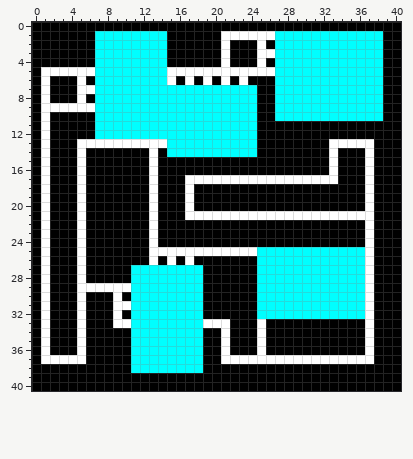
Two versions of one pixel-art sprite, assets/5.rooms.png. Above is the file before it was changed.
The file is 410x410 pixels, drawn in blocks of 10x10; one block is one cell here.
The result:
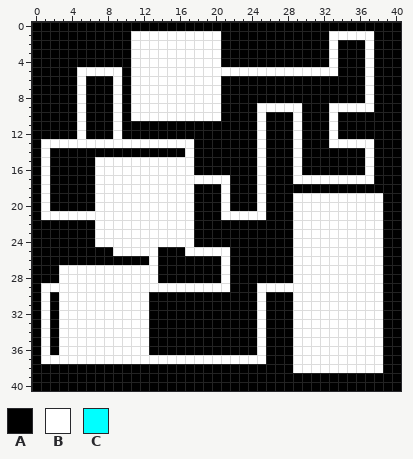
Palette (. is transparent): A #000000  B #ffffff  C #00ffff
Change:
y 1: x 7..38 CCCCCCCCAAAAAABBBBBBCCCCCCCCCCCC -> AAAABBBBBBBBBBAAAAAAAAAAAABBBBBA
y 2: x 7..21 CCCCCCCCAAAAAAB -> AAAABBBBBBBBBBA; x 25 B -> A; x 27..38 CCCCCCCCCCCC -> AAAAAABAAABA
y 3: x 7..21 CCCCCCCCAAAAAAB -> AAAABBBBBBBBBBA; x 25..38 BBCCCCCCCCCCCC -> AAAAAAAABAAABA
y 4: x 7..21 CCCCCCCCAAAAAAB -> AAAABBBBBBBBBBA; x 25 B -> A; x 27..38 CCCCCCCCCCCC -> AAAAAABAAABA
y 5: x 1..4 BBBB -> AAAA; x 7..14 CCCCCCCC -> BBBABBBB; x 27..38 CCCCCCCCCCCC -> BBBBBBBAAABA
y 6: x 1 B -> A; x 7..14 CCCCCCCC -> AABABBBB; x 16 A -> B; x 18 A -> B; x 20..21 AB -> BA; x 23 B -> A; x 27..38 CCCCCCCCCCCC -> AAAAAAAAAABA
y 7: x 1 B -> A; x 6..24 BCCCCCCCCCCCCCCCCCC -> AAABABBBBBBBBBBAAAA; x 27..38 CCCCCCCCCCCC -> AAAAAAAAAABA
y 8: x 1 B -> A; x 7..24 CCCCCCCCCCCCCCCCCC -> AABABBBBBBBBBBAAAA; x 27..38 CCCCCCCCCCCC -> AAAAAAAAAABA
y 9: x 1..4 BBBB -> AAAA; x 6..38 BCCCCCCCCCCCCCCCCCCAACCCCCCCCCCCC -> AAABABBBBBBBBBBAAAABBBBBAAABBBBBA
y 10: x 1 B -> A; x 5 A -> B; x 7..25 CCCCCCCCCCCCCCCCCCA -> AABABBBBBBBBBBAAAAB; x 27..38 CCCCCCCCCCCC -> AABAAABAAAAA
y 11..12: x 1 B -> A; x 5 A -> B; x 7..25 CCCCCCCCCCCCCCCCCCA -> AABAAAAAAAAAAAAAAAB; x 29 A -> B; x 33 A -> B
y 13: x 2..4 AAA -> BBB; x 15..25 CCCCCCCCCCA -> BBBAAAAAAAB; x 29 A -> B
y 14: x 5 B -> A; x 13 B -> A; x 15..25 CCCCCCCCCCA -> AABAAAAAAAB; x 29 A -> B; x 33 B -> A
y 15..16: x 5 B -> A; x 7..12 AAAAAA -> BBBBBB; x 14..17 AAAA -> BBBB; x 25 A -> B; x 29 A -> B; x 33 B -> A
y 17: x 5 B -> A; x 7..12 AAAAAA -> BBBBBB; x 14..16 AAA -> BBB; x 22..24 BBB -> AAA; x 26..28 BBB -> AAA; x 34..36 AAA -> BBB
y 18: x 5 B -> A; x 7..12 AAAAAA -> BBBBBB; x 14..16 AAA -> BBB; x 21 A -> B; x 25 A -> B; x 37 B -> A
y 19..20: x 5 B -> A; x 7..12 AAAAAA -> BBBBBB; x 14..16 AAA -> BBB; x 21 A -> B; x 25 A -> B; x 29..36 AAAAAAAA -> BBBBBBBB; x 38 A -> B
y 21: x 2..4 AAA -> BBB; x 6..12 AAAAAAA -> BBBBBBB; x 14..16 AAA -> BBB; x 18..20 BBB -> AAA; x 26..28 BBB -> AAA; x 38 A -> B
y 22..24: x 1 B -> A; x 5 B -> A; x 7..12 AAAAAA -> BBBBBB; x 14..17 AAAA -> BBBB; x 29..36 AAAAAAAA -> BBBBBBBB; x 38 A -> B
y 25: x 1 B -> A; x 5 B -> A; x 9..12 AAAA -> BBBB; x 14..16 BBB -> AAA; x 22..36 BBBCCCCCCCCCCCC -> AAAAAAABBBBBBBB; x 38 A -> B
y 26: x 1 B -> A; x 5 B -> A; x 15 B -> A; x 17 B -> A; x 21 A -> B; x 25..36 CCCCCCCCCCCC -> AAAABBBBBBBB; x 38 A -> B
y 27..28: x 1 B -> A; x 3..4 AA -> BB; x 6..18 AAAAACCCCCCCC -> BBBBBBBBAAAAA; x 21 A -> B; x 25..36 CCCCCCCCCCCC -> AAAABBBBBBBB; x 38 A -> B
y 29: x 2..4 AAA -> BBB; x 11..21 CCCCCCCCAAA -> BBBBBBBBBBB; x 25..36 CCCCCCCCCCCC -> BBBBBBBBBBBB; x 38 A -> B
y 30: x 3..4 AA -> BB; x 6..8 AAA -> BBB; x 10..18 ACCCCCCCC -> BBBAAAAAA; x 25..36 CCCCCCCCCCCC -> BAAABBBBBBBB; x 38 A -> B
y 31: x 3..4 AA -> BB; x 6..8 AAA -> BBB; x 11..18 CCCCCCCC -> BBAAAAAA; x 25..36 CCCCCCCCCCCC -> BAAABBBBBBBB; x 38 A -> B
y 32: x 3..4 AA -> BB; x 6..8 AAA -> BBB; x 10..18 ACCCCCCCC -> BBBAAAAAA; x 25..36 CCCCCCCCCCCC -> BAAABBBBBBBB; x 38 A -> B
y 33: x 3..4 AA -> BB; x 6..8 AAA -> BBB; x 11..21 CCCCCCCCBBB -> BBAAAAAAAAA; x 29..36 AAAAAAAA -> BBBBBBBB; x 38 A -> B
y 34..36: x 3..4 AA -> BB; x 6..18 AAAAACCCCCCCC -> BBBBBBBAAAAAA; x 21 B -> A; x 29..36 AAAAAAAA -> BBBBBBBB; x 38 A -> B
y 37: x 6..20 AAAAACCCCCCCCAA -> BBBBBBBBBBBBBBB; x 26..28 BBB -> AAA; x 38 A -> B
y 38: x 11..18 CCCCCCCC -> AAAAAAAA; x 29..38 AAAAAAAAAA -> BBBBBBBBBB
